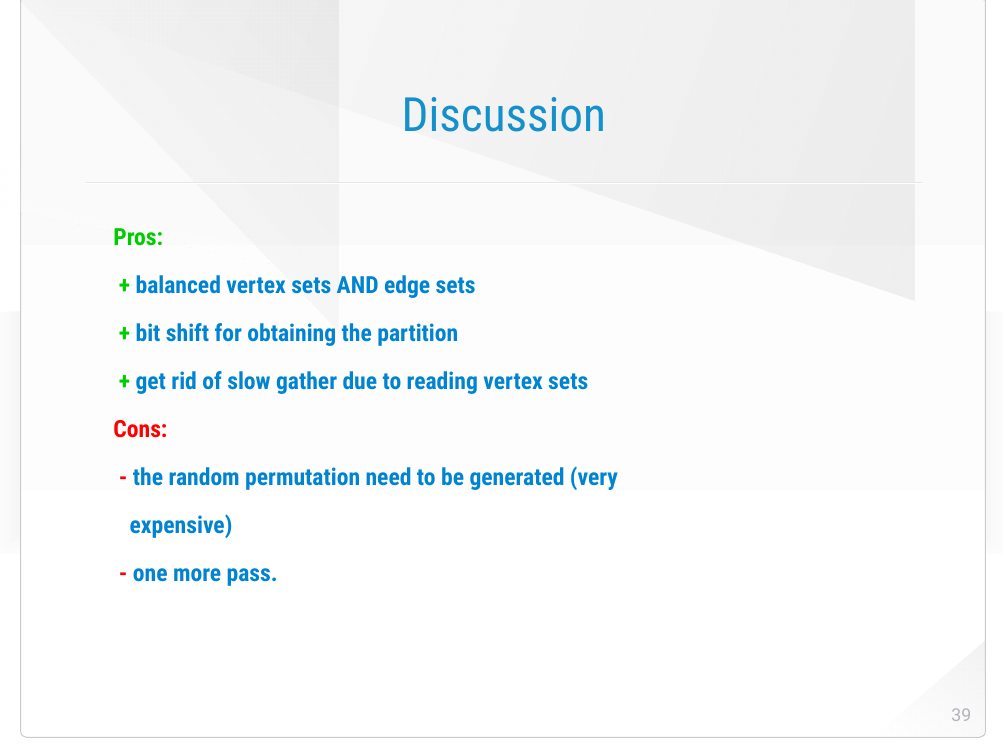
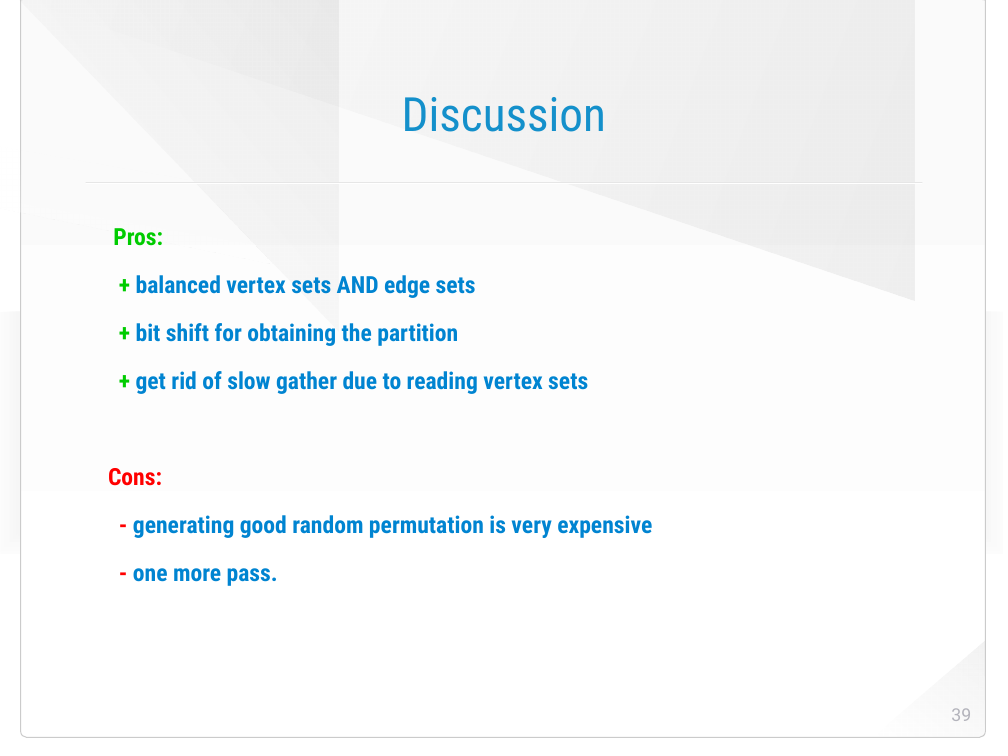
Before and after one commit to HaprianVlad/chaos, a slide deck: slide 39 of presentation.odp. Drawn at 1008x756 pixels with LibreOffice and Linux fonts; fonts in the diff are those of the drawing; background and template pictures are left out. Boxes give left, top, right and bottom in pixels: in the first picture for what was removed or moved away, otherwise in the second. Text is boxed around its words. In the diff, an @@ line names an element or a change of style, - is before the commit and + after.

```diff
--- a/presentation.odp
+++ b/presentation.odp
@@ text at bbox=[133, 515, 652, 538]: text changed @@
-- the random permutation need to be generated (very
-expensive)
+- generating good random permutation is very expensive
```
Also in this commit, not shown: 2 other slides changed, 1 slide added, 1 other file.
